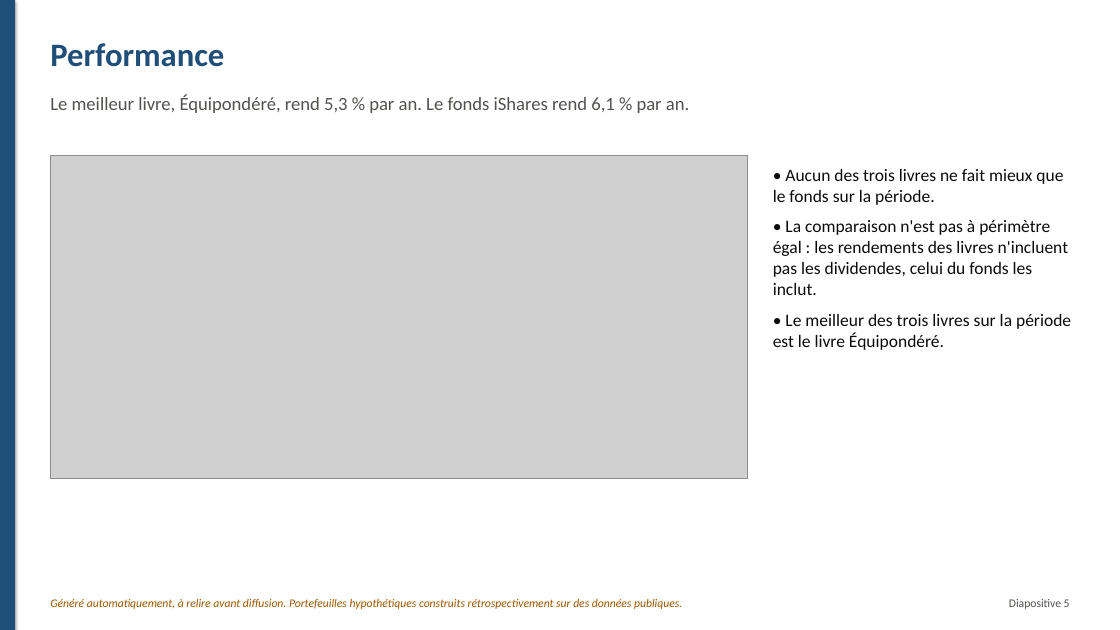
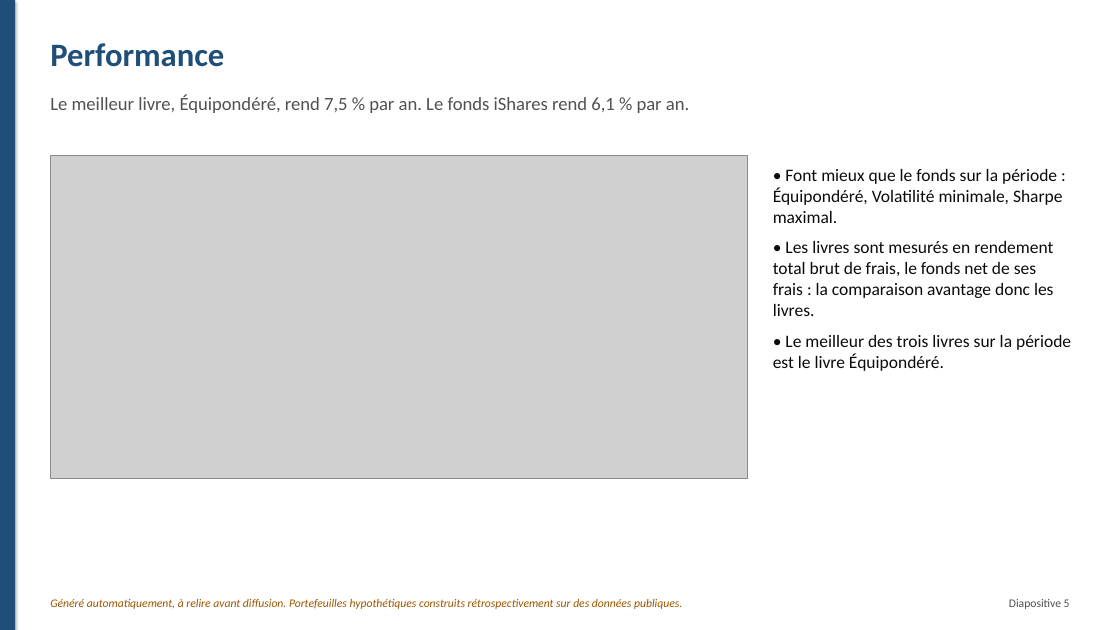
Before and after one commit to fatybarbosa/investment-analytics-platform, a slide deck: slide 5 of reports/management/presentation_management.pptx. Drawn at 1120x630 pixels with LibreOffice and Linux fonts; fonts in the diff are those of the drawing; grey boxes stand for pictures. Boxes give left, top, right and bottom in pixels: in the first picture for what was removed or moved away, otherwise in the second. Text is boxed around its words. In the diff, an @@ line names an element or a change of style, - is before the commit and + after.

```diff
--- a/reports/management/presentation_management.pptx
+++ b/reports/management/presentation_management.pptx
@@ text at <box>50,95,689,113</box>: text changed @@
-Le meilleur livre, Équipondéré, rend 5,3 % par an. Le fonds iShares rend 6,1 % par an.
+Le meilleur livre, Équipondéré, rend 7,5 % par an. Le fonds iShares rend 6,1 % par an.
@@ text at <box>773,169,1063,316</box>: text changed @@
-• Aucun des trois livres ne fait mieux que le fonds sur la période.
-• La comparaison n'est pas à périmètre égal : les rendements des livres n'incluent pas les dividendes, celui du fonds les inclut.
+• Font mieux que le fonds sur la période : Équipondéré, Volatilité minimale, Sharpe maximal.
+• Les livres sont mesurés en rendement total brut de frais, le fonds net de ses frais : la comparaison avantage donc les livres.
```
Also in this commit, not shown: 11 other slides changed, 58 other files.
